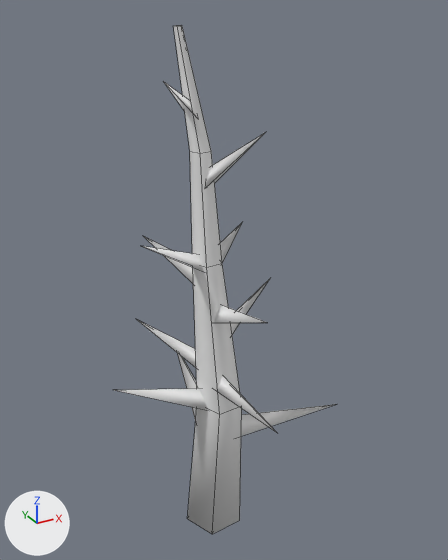
Renders of the OBJ model Assets/WorkAssets/Terrain/Mesh/v_tree_05.obj from each side of a commit.
Before and after are seen from a camera (50 mm lens) standing at (-0.8, -1.496, 1.662) and looking at (0.037, 0.027, 0.901). Arrows for +X, +Y and +Z are at lower left; the lights stay in place. Mesh edges are drawn as thin lines. Where no turn or scale is listed for an object, it has been applied to the vertices.

Before the edit, the objects in view are built like this:
```python
me_v_tree_05 = bpy.data.meshes.new('v_tree_05')
me_v_tree_05.from_pydata(...)  # 77 vertices, 62 faces; spans x -0.34..0.36, y -0.41..0.41, z 0.0..1.62
me_v_tree_05.polygons.foreach_set('use_smooth', [True] * 62)
ob_v_tree_05 = bpy.data.objects.new('v_tree_05', me_v_tree_05)
ob_v_tree_05.location = (0.0, 0.0, 0.0)
```
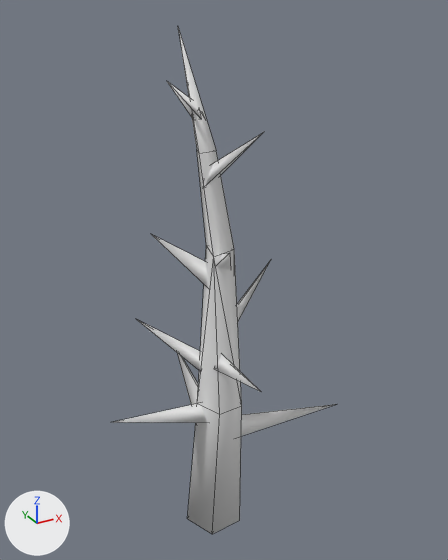
Changed parts and their boxes [x1, y1, x2, y2] in the pictures (448 x 560 px; the box of a moved part takes in the faces that stretch with it):
'v_tree_05', reshaped
    before: [115, 25, 336, 534]
    after: [115, 27, 336, 534]
part 1 of me_v_tree_05, moved or reshaped
    before: [145, 237, 193, 283]
    after: [151, 234, 207, 287]
part 2 of me_v_tree_05, rebuilt
    before: [115, 389, 208, 410]
    after: [115, 403, 207, 423]
part 3 of me_v_tree_05, deleted
    before: [214, 305, 267, 323]
part 4 of me_v_tree_05, deleted
    before: [142, 246, 204, 272]
part 5 of me_v_tree_05, deleted
    before: [216, 376, 276, 432]
part 6 of me_v_tree_05, moved or reshaped
    before: [164, 25, 269, 414]
    after: [168, 27, 271, 414]

What the commit changed:
me_v_tree_05 is used by ob_v_tree_05; location (0.0, 0.0, 0.0).
me_v_tree_05 had 77 vertices, 62 faces and spanned x -0.34..0.36, y -0.41..0.41, z 0.0..1.62.
me_v_tree_05 now has 61 vertices, 55 faces and spans x -0.36..0.36, y -0.38..0.41, z 0.0..1.62.
me_v_tree_05 part 1: the loose piece of 4 vertices spanning x -0.14..0.01, y -0.01..0.22, z 0.89..1.01 is moved by (0.03, 0.0, 0.0).
me_v_tree_05 part 2: the loose piece of 4 vertices spanning x -0.34..-0.01, y -0.02..0.05, z 0.47..0.64 is rebuilt with 4 vertices and now spans x -0.36..-0.01, y -0.02..0.05, z 0.43..0.53.
me_v_tree_05 part 3: the loose piece of 4 vertices spanning x -0.04..0.02, y -0.28..-0.02, z 0.8..0.91 is deleted.
me_v_tree_05 part 4: the loose piece of 4 vertices spanning x -0.26..-0.03, y -0.06..0.03, z 0.95..1.1 is deleted.
me_v_tree_05 part 5: the loose piece of 4 vertices spanning x -0.04..0.02, y -0.41..-0.02, z 0.57..0.65 is deleted.
Part 6, on me_v_tree_05:
23 vertices are removed from x -0.09..0.13, y -0.04..0.08, z 0.95..1.62.
24 faces are deleted.
3 vertices move from x -0.15..0.28, y -0.01..0.13, z 0.82..1.62 to x -0.15..0.28, y -0.01..0.13, z 0.89..1.62.
19 vertices are added at x -0.08..0.05, y -0.38..0.06, z 0.65..1.43.
26 new faces join them.
